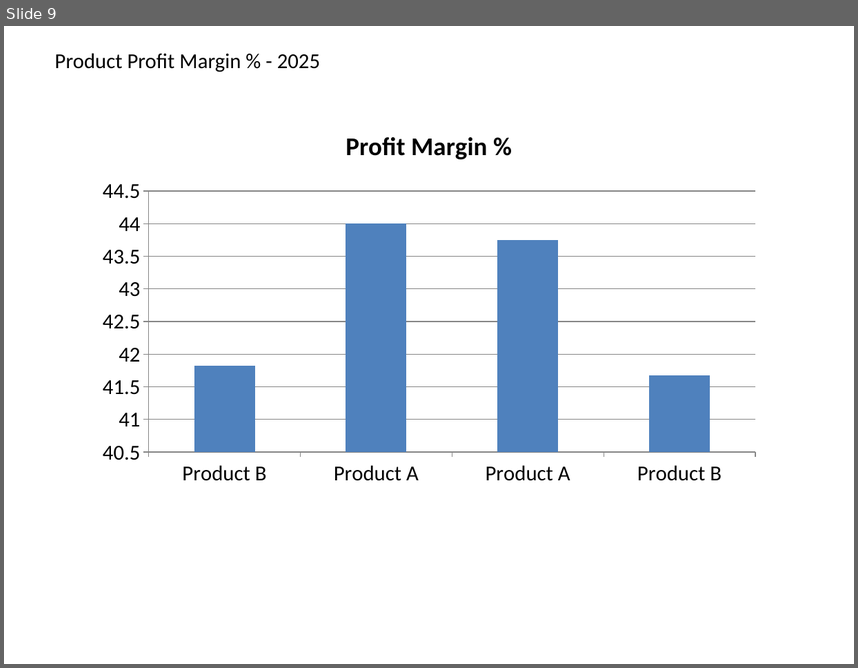
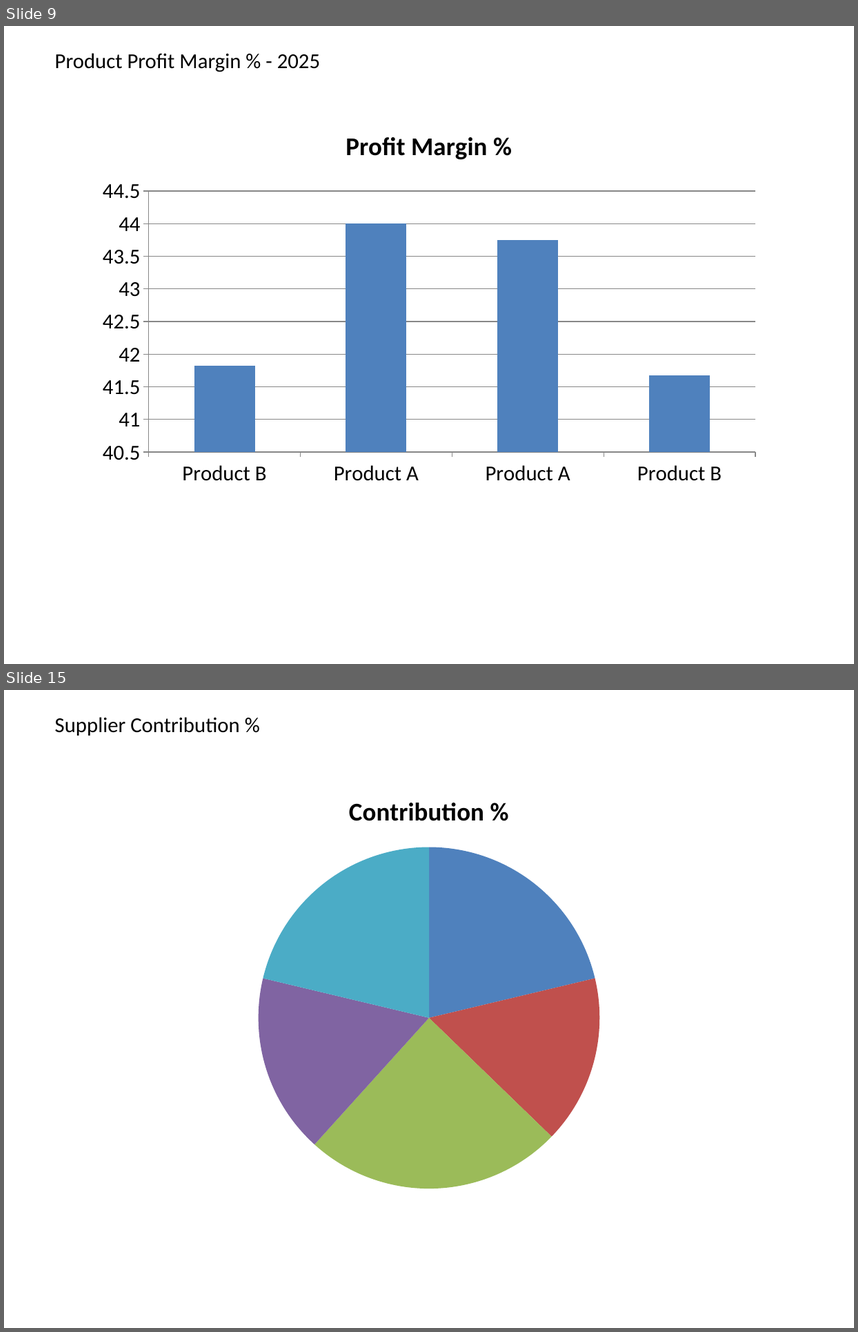
Before and after one commit to 2001Denvor/FinanaceAIUseCase, a slide deck: Auto_Financial_Pack_2025.pptx. Shown one above the other, each under a label of ours: slide 9 before the commit, slides 9 and 15 after it; the slides between them are not shown. The pictures are 858x668 and 858x1332 pixels, drawn with LibreOffice and Linux fonts; fonts in the diff are those of the drawing. Boxes give left, top, right and bottom in pixels: in the first picture for what was removed or moved away, otherwise in the second. Text is boxed around its words. In the diff, an @@ line names an element or a change of style, - is before the commit and + after.

```diff
--- a/Auto_Financial_Pack_2025.pptx
+++ b/Auto_Financial_Pack_2025.pptx
@@ slide 15 added at [4,690,854,1328], background #FFFFFF @@
@@ text added at [55,717,239,736], 18 pt, text #000000 @@
+Supplier Contribution %
@@ pie chart added at [174,775,684,1200] @@
+title "Contribution %"
+categories: 1, 2, 3, 4, 5
+Contribution %: 21, 16, 24, 17, 21
```
Also in this commit, not shown: 1 slide changed, 22 other slides added, 27 other files.
